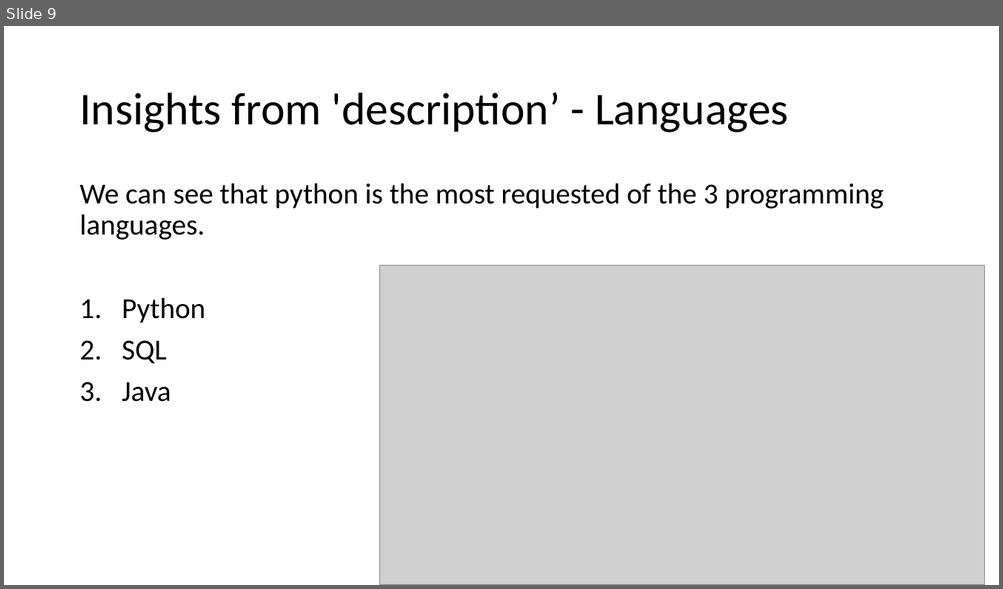
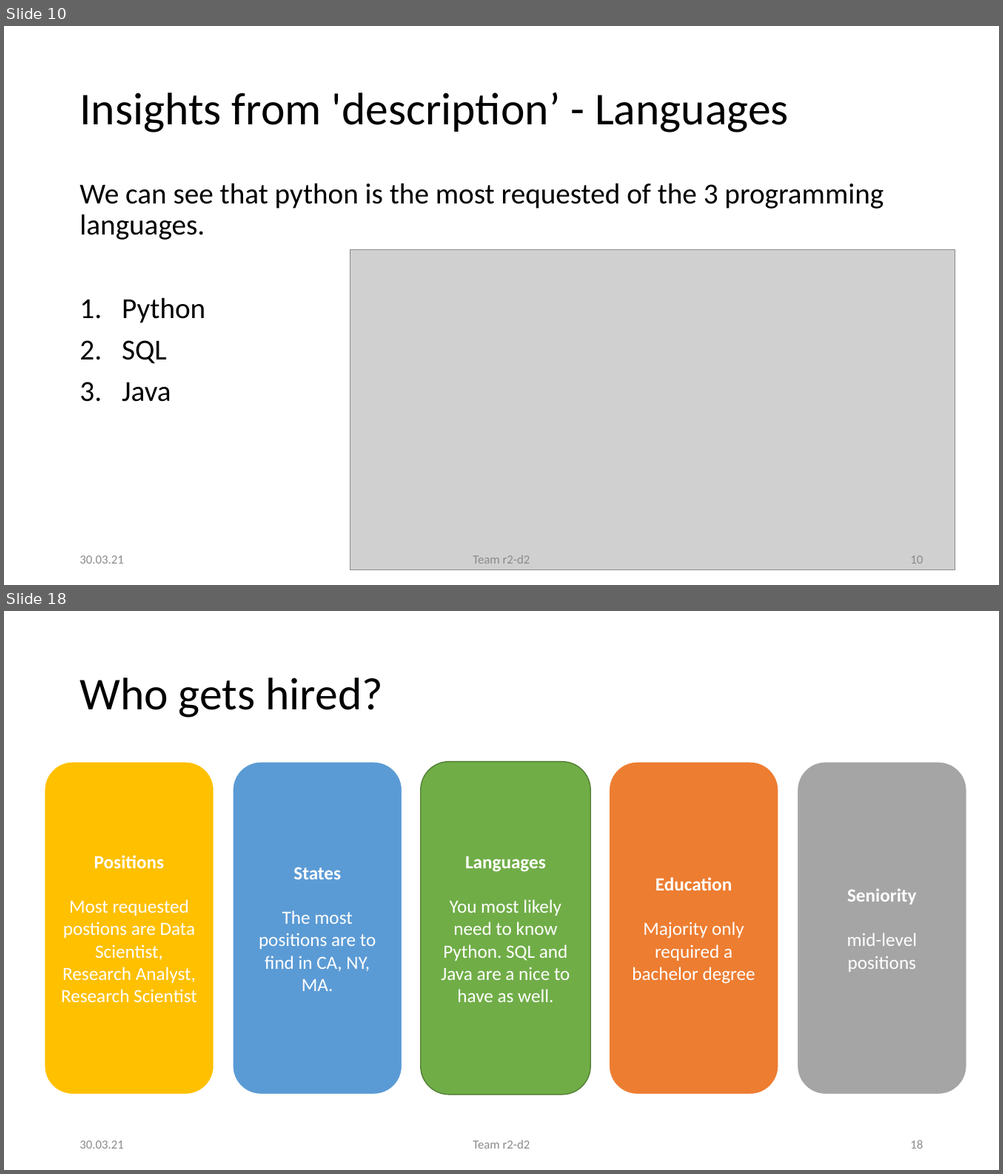
Before and after one commit to JosephineBiedermann/GroupProject1, a slide deck: Project1Presentation.pptx. Shown one above the other, each under a label of ours: slide 9 before the commit, slides 10 and 18 after it; the slides between them are not shown. The pictures are 1003x589 and 1003x1174 pixels, drawn with LibreOffice and Linux fonts; fonts in the diff are those of the drawing; grey boxes stand for pictures. Boxes give left, top, right and bottom in pixels: in the first picture for what was removed or moved away, otherwise in the second. Text is boxed around its words. In the diff, an @@ line names an element or a change of style, - is before the commit and + after.

```diff
--- a/Project1Presentation.pptx
+++ b/Project1Presentation.pptx
@@ slide 18 added at box(4, 611, 999, 1170), background #FFFFFF @@
@@ title added at box(79, 678, 383, 718), 44 pt, text #000000 @@
+Who gets hired?
@@ rounded rectangle added at box(44, 762, 214, 1095), fill #FFC000, outline #FFFFFF 1.5 pt, 18 pt, text #FFFFFF @@
+Positions
+Most requested postions are Data Scientist, Research Analyst, Research Scientist
@@ rounded rectangle added at box(233, 762, 402, 1095), fill #5B9BD5, outline #FFFFFF 1.5 pt, 18 pt, text #FFFFFF @@
+States
+The most positions are to find in CA, NY, MA.
@@ rounded rectangle added at box(421, 762, 590, 1095), fill #70AD47, outline #538035 1 pt, 18 pt, text #FFFFFF @@
+Languages
+You most likely need to know Python. SQL and Java are a nice to have as well.
@@ rounded rectangle added at box(609, 762, 780, 1095), fill #ED7D31, outline #FFFFFF 1.5 pt, 18 pt, text #FFFFFF @@
+Education
+Majority only required a bachelor degree
@@ rounded rectangle added at box(797, 762, 967, 1095), fill #A5A5A5, outline #FFFFFF 1.5 pt, 18 pt, text #FFFFFF @@
+Seniority
+mid-level positions
@@ text added at box(79, 1141, 123, 1149), 12 pt, text #8C8C8C @@
+30.03.21
@@ text added at box(472, 1140, 530, 1149), 12 pt, text #8C8C8C @@
+Team r2-d2
@@ page number added at box(910, 1140, 922, 1149), 12 pt, text #8C8C8C @@
+18
@@ what was slide 9 is now slide 10 @@
@@ slide 10 changed as well @@
@@ picture: place and size @@
-picture at box(379, 266, 984, 585)
+picture at box(350, 249, 955, 570)
@@ text added at box(79, 556, 123, 564), 12 pt, text #8C8C8C @@
+30.03.21
@@ text added at box(472, 556, 530, 564), 12 pt, text #8C8C8C @@
+Team r2-d2
@@ page number added at box(910, 556, 922, 564), 12 pt, text #8C8C8C @@
+10
```
Also in this commit, not shown: 13 other slides changed, 5 other slides added, 1 slide removed.
